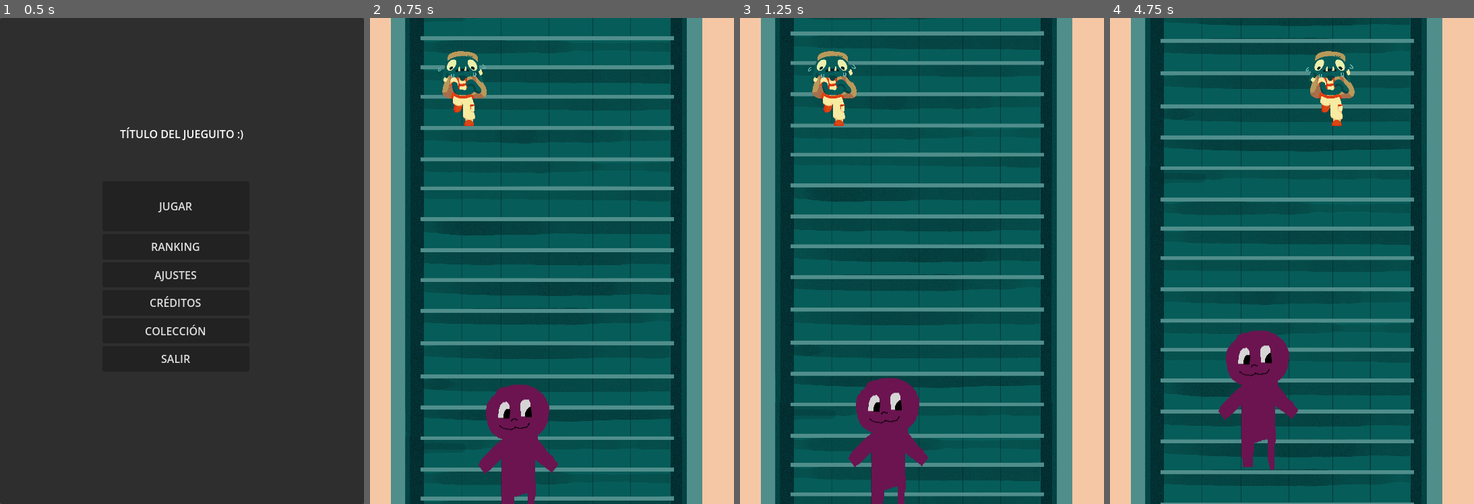
Above: before the commit, frames 1-4 (left to right).
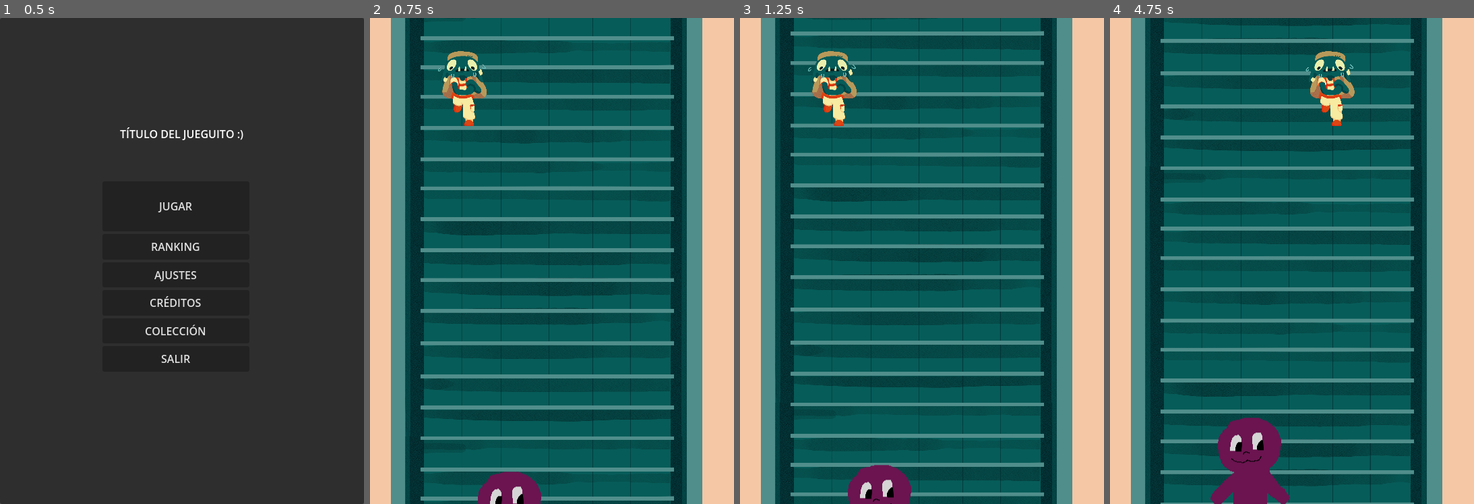
Above: after the commit, the same moments.

Repository: Beltenebr0s/LevelUpGameJam2025
Game: Godot game, scene res://scenes/menus/main_menu.tscn
The game is run twice, just before and just after one commit, with the same random seed, the same clock (stepped at 60 frames per second) and the same inputs.
Inputs:
- Up to frame 1 (0.5 s): no input
- Up to frame 2 (0.75 s): click "JUGAR" at 0.5 s
- Up to frame 3 (1.25 s): no input
- Up to frame 4 (4.75 s): hold D (move_right) 1.28-2.03 s; hold S (move_down) 2.03-2.78 s; hold D (move_right) 2.78-3.53 s; hold W (move_up) 3.53-4.28 s; hold A (move_left) from 4.28 s (still down)

Frame 1 is identical in both runs. In frame 2, 3.3% of the frame differs, in the area x 29-52%, y 75-100%; in frame 3, 3.4%; in frame 4, 4.9%, in the area x 27-52%, y 64-100%.

Commit message:
Oda a la herencia y la composición: Obstáculos bien hechos.

Diff:
--- a/scenes/game_scene.tscn
+++ b/scenes/game_scene.tscn
@@ -1,8 +1,9 @@
-[gd_scene load_steps=4 format=3 uid="uid://fqhpfxc8csob"]
+[gd_scene load_steps=5 format=3 uid="uid://fqhpfxc8csob"]
 
 [ext_resource type="PackedScene" uid="uid://c2ji84bo7mt61" path="res://scenes/escaleras.tscn" id="1_onqr8"]
 [ext_resource type="PackedScene" uid="uid://bhi1ycdhp8w1b" path="res://scenes/jugador.tscn" id="2_ycayy"]
-[ext_resource type="PackedScene" uid="uid://7xj0vk0ffsjl" path="res://scenes/obstaculos/obstaculo.tscn" id="3_ycayy"]
+[ext_resource type="PackedScene" uid="uid://bqf48x0tf4yej" path="res://scenes/obstaculos/vecino_ascendente.tscn" id="3_ycayy"]
+[ext_resource type="Resource" uid="uid://dpxq64k4uow6k" path="res://resources/VecinoNormal.tres" id="4_bw6k5"]
 
 [node name="Game_scene" type="Node2D"]
 
@@ -11,5 +12,6 @@
 [node name="Jugador" parent="." instance=ExtResource("2_ycayy")]
 position = Vector2(100, 45)
 
-[node name="Obstaculo" parent="." instance=ExtResource("3_ycayy")]
-position = Vector2(222, 632)
+[node name="VecinoAscendente" parent="." instance=ExtResource("3_ycayy")]
+position = Vector2(210, 761)
+obstacleResource = ExtResource("4_bw6k5")
--- /dev/null
+++ b/scenes/obstaculos/movimientos/MovementHandler.tscn
@@ -0,0 +1,6 @@
+[gd_scene load_steps=2 format=3 uid="uid://dr27ism23xfx1"]
+
+[ext_resource type="Script" uid="uid://b7v1c4pjm50qd" path="res://scripts/obstaculos/base_obstacle_movement_handler.gd" id="1_80lyd"]
+
+[node name="MovementHandler" type="Node2D"]
+script = ExtResource("1_80lyd")
--- a/scenes/obstaculos/obstaculo.tscn
+++ /dev/null
@@ -1,14 +0,0 @@
-[gd_scene load_steps=3 format=3 uid="uid://7xj0vk0ffsjl"]
-
-[ext_resource type="Script" uid="uid://b81mfopb5hcxu" path="res://scripts/obstaculos/obstaculo.gd" id="1_mgfdr"]
-[ext_resource type="Resource" uid="uid://dpxq64k4uow6k" path="res://resources/VecinoNormal.tres" id="2_r1ns0"]
-
-[node name="Obstaculo" type="Sprite2D"]
-script = ExtResource("1_mgfdr")
-obstacleResource = ExtResource("2_r1ns0")
-
-[node name="VisibleOnScreenNotifier2D" type="VisibleOnScreenNotifier2D" parent="."]
-position = Vector2(16.5, 20.5)
-scale = Vector2(1.65, 2.05)
-
-[connection signal="screen_exited" from="VisibleOnScreenNotifier2D" to="." method="_on_visible_on_screen_notifier_2d_screen_exited"]
--- /dev/null
+++ b/scenes/obstaculos/obstaculo_base.tscn
@@ -0,0 +1,19 @@
+[gd_scene load_steps=3 format=3 uid="uid://7xj0vk0ffsjl"]
+
+[ext_resource type="Script" uid="uid://b81mfopb5hcxu" path="res://scripts/obstaculos/obstaculo.gd" id="1_qtk8b"]
+[ext_resource type="PackedScene" uid="uid://dr27ism23xfx1" path="res://scenes/obstaculos/movimientos/MovementHandler.tscn" id="2_enybo"]
+
+[node name="ObstaculoBase" type="Area2D"]
+script = ExtResource("1_qtk8b")
+
+[node name="Collider" type="CollisionShape2D" parent="."]
+
+[node name="Sprite" type="Sprite2D" parent="."]
+
+[node name="VisibleOnScreenNotifier2D" type="VisibleOnScreenNotifier2D" parent="."]
+position = Vector2(16.5, 20.5)
+scale = Vector2(1.65, 2.05)
+
+[node name="MovementHandler" parent="." instance=ExtResource("2_enybo")]
+
+[connection signal="screen_exited" from="VisibleOnScreenNotifier2D" to="." method="_on_visible_on_screen_notifier_2d_screen_exited"]
--- /dev/null
+++ b/scenes/obstaculos/vecino_ascendente.tscn
@@ -0,0 +1,20 @@
+[gd_scene load_steps=5 format=3 uid="uid://bqf48x0tf4yej"]
+
+[ext_resource type="PackedScene" uid="uid://7xj0vk0ffsjl" path="res://scenes/obstaculos/obstaculo_base.tscn" id="1_4jhjy"]
+[ext_resource type="Script" uid="uid://v1gmka2s0wld" path="res://scripts/obstaculos/movimiento_ascendente.gd" id="2_8tttw"]
+[ext_resource type="Resource" uid="uid://dpxq64k4uow6k" path="res://resources/VecinoNormal.tres" id="2_kvc5l"]
+
+[sub_resource type="RectangleShape2D" id="RectangleShape2D_4jhjy"]
+size = Vector2(57, 59)
+
+[node name="VecinoAscendente" instance=ExtResource("1_4jhjy")]
+obstacleResource = ExtResource("2_kvc5l")
+
+[node name="Collider" parent="." index="0"]
+position = Vector2(18.5, 19.5)
+shape = SubResource("RectangleShape2D_4jhjy")
+
+[node name="MovementHandler" parent="." index="3"]
+script = ExtResource("2_8tttw")
+
+[connection signal="body_entered" from="." to="." method="_on_body_entered"]
--- a/scenes/spawn.tscn
+++ b/scenes/spawn.tscn
@@ -1,12 +1,12 @@
 [gd_scene load_steps=3 format=3 uid="uid://7auvomxkllwa"]
 
 [ext_resource type="Script" uid="uid://kopk28g8g4fl" path="res://scripts/spawn.gd" id="1_48w1d"]
-[ext_resource type="PackedScene" uid="uid://7xj0vk0ffsjl" path="res://scenes/obstaculos/obstaculo.tscn" id="2_0bbp8"]
+[ext_resource type="PackedScene" uid="uid://bqf48x0tf4yej" path="res://scenes/obstaculos/vecino_ascendente.tscn" id="2_48w1d"]
 
 [node name="Spawn" type="Marker2D"]
 script = ExtResource("1_48w1d")
 activated = true
-escena_obstaculo = ExtResource("2_0bbp8")
+escena_obstaculo = ExtResource("2_48w1d")
 
 [node name="Timer" type="Timer" parent="."]
 
--- /dev/null
+++ b/scripts/obstaculos/base_obstacle_movement_handler.gd
@@ -0,0 +1,5 @@
+class_name  BaseObstacleMovement
+extends Node
+
+func move(obstaculo : Area2D, velocidad : int, delta : float) -> void:
+	print("Hola me estás pidiendo que me mueva pero soy la clase base yo no implemento nada")
--- /dev/null
+++ b/scripts/obstaculos/movimiento_ascendente.gd
@@ -0,0 +1,6 @@
+class_name MovimientoAscendente
+extends BaseObstacleMovement
+
+func move(obstaculo : Area2D, velocidad : int, delta : float) -> void:
+	var dir = Vector2.UP
+	obstaculo.position += dir * velocidad * delta
--- a/scripts/obstaculos/obstaculo.gd
+++ b/scripts/obstaculos/obstaculo.gd
@@ -1,27 +1,25 @@
-extends Sprite2D
+extends Area2D
 class_name Obstaculo
 
 @export var obstacleResource : ObstacleResource
 signal collided_with_player
 
 func _ready():
-	texture = obstacleResource.textura
+	$Sprite.texture = obstacleResource.textura
 
 func _process(delta):
 	move(delta)
 
 func move(delta):
-	var dir_vector
-	if (obstacleResource.direccion == Enums.DireccionObstaculo.DIRECCION_ASCENDENTE):
-		dir_vector = Vector2.UP
-	elif (obstacleResource.direccion == Enums.DireccionObstaculo.DIRECCION_DESCENDENTE):
-		dir_vector = Vector2.DOWN
-	else:
-		dir_vector = Vector2.UP
-	position += dir_vector.normalized() * obstacleResource.velocidad * delta
+	$MovementHandler.move(self, obstacleResource.velocidad, delta)
 
 func collision_with_player():
 	print("TODO: pues ver qué hacemos al chocar con el jugador")
 
 func _on_visible_on_screen_notifier_2d_screen_exited():
 	queue_free()
+
+
+func _on_body_entered(body):
+	if body is Player:
+		collision_with_player()
Not shown, added: scripts/obstaculos/base_obstacle_movement_handler.gd.uid
Not shown, added: scripts/obstaculos/movimiento_ascendente.gd.uid
